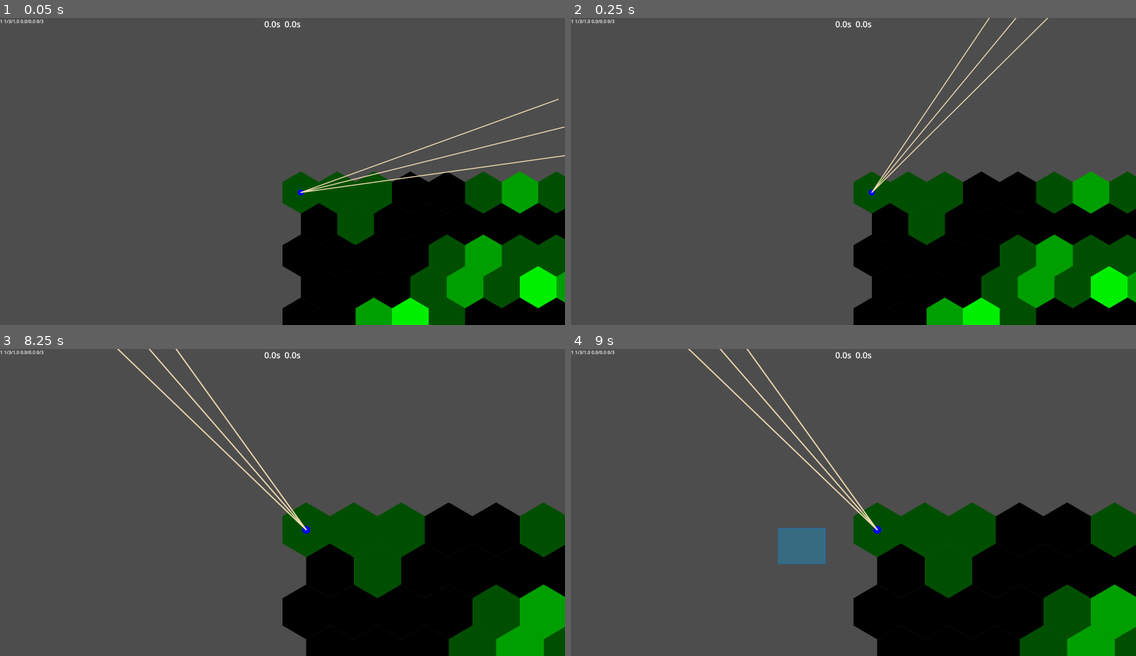
Above: before the commit, frames 1-4 (two rows, left to right).
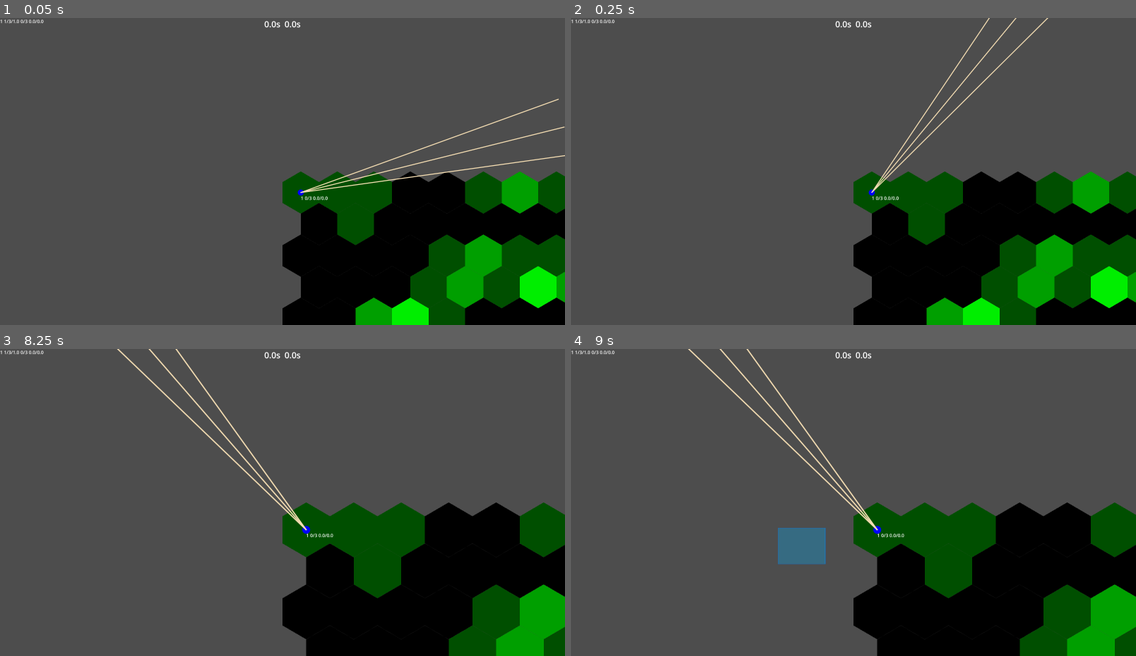
Above: after the commit, the same moments.

Repository: bendo-afk/rts2
Game: Godot game, scene res://scenes/battle.tscn
Two runs of this game, one before a commit and one after it. Both use one fixed random seed, a clock stepped at 60 frames per second and the inputs below.
Inputs (mouse positions are in pixels of both pictures, inside the frame that each line leads up to):
- Up to frame 1 (0.05 s): no input
- Up to frame 2 (0.25 s): no input
- Up to frame 3 (8.25 s): move the mouse to (406, 487) at 0.52 s; hold Middle mouse button (grab_camera) 0.53-1.25 s; click (406, 487) at 0.67 s; tap Enter at 1.25, 4.25, 7.25 s; drag from (169, 517) to (254, 563) at 1.27 s; move the mouse to (339, 434) at 2.02 s; hold Mouse wheel up (zoom_in) 2.03-2.75 s; click (339, 434) at 2.17 s; tap Space at 2.75, 5.75 s; drag from (254, 563) to (113, 456) at 2.77 s; move the mouse to (452, 548) at 3.52 s; hold Middle mouse button (grab_camera) 3.53-4.25 s; click (452, 548) at 3.67 s; drag from (113, 456) to (197, 425) at 4.27 s; move the mouse to (310, 502) at 5.02 s; hold Mouse wheel up (zoom_in) 5.03-5.75 s; click (310, 502) at 5.17 s; drag from (197, 425) to (169, 517) at 5.77 s; move the mouse to (406, 487) at 6.52 s; hold Middle mouse button (grab_camera) 6.53-7.25 s; click (406, 487) at 6.67 s; drag from (169, 517) to (254, 563) at 7.27 s; move the mouse to (339, 434) at 8.02 s; hold Mouse wheel up (zoom_in) from 8.03 s (still down); click (339, 434) at 8.17 s
- Up to frame 4 (9 s): release Mouse wheel up (zoom_in) at 8.75 s; tap Space at 8.75 s; drag from (825, 563) to (684, 456) at 8.77 s

The runs differ from the first frame. In frame 1, less than 0.1% of the frame differs, in the area x 4-58%, y 0-60%; in frame 2, less than 0.1%; in frame 3, less than 0.1%; in frame 4, less than 0.1%.

Commit message:
made folloing hp bar ui

Diff:
--- a/project.godot
+++ b/project.godot
@@ -29,6 +29,7 @@
 grab_camera={
 "deadzone": 0.2,
 "events": [Object(InputEventMouseButton,"resource_local_to_scene":false,"resource_name":"","device":-1,"window_id":0,"a …(258 unchanged characters)…
+, Object(InputEventKey,"resource_local_to_scene":false,"resource_name":"","device":-1,"window_id":0,"alt_pressed":false,"shift_pressed":false,"ctrl_pressed":false,"meta_pressed":false,"pressed":false,"keycode":0,"physical_keycode":71,"key_label":0,"unicode":103,"location":0,"echo":false,"script":null)
 ]
 }
 zoom_in={
--- a/scenes/battle.tscn
+++ b/scenes/battle.tscn
@@ -1,8 +1,7 @@
-[gd_scene load_steps=7 format=3 uid="uid://csun7mfp03fq5"]
+[gd_scene load_steps=6 format=3 uid="uid://csun7mfp03fq5"]
 
 [ext_resource type="Script" uid="uid://dwui6mrp30ufh" path="res://scripts/battle.gd" id="1_dn72j"]
 [ext_resource type="PackedScene" uid="uid://c785ctrncl2wo" path="res://scenes/world.tscn" id="2_th188"]
-[ext_resource type="Script" uid="uid://cmun2p06tmpee" path="res://scripts/camera_2d.gd" id="3_p1qf1"]
 [ext_resource type="Script" uid="uid://btecjvnhghcbu" path="res://scripts/input_controller.gd" id="5_4k1nj"]
 [ext_resource type="Script" uid="uid://bgn3ujrio6w0g" path="res://scripts/drag.gd" id="5_6vh42"]
 [ext_resource type="Script" uid="uid://odsx116bsqo" path="res://scripts/click.gd" id="5_f4pi3"]
@@ -22,8 +21,3 @@
 script = ExtResource("5_f4pi3")
 
 [node name="Keyboard" type="Node" parent="InputController"]
-
-[node name="UI" type="CanvasLayer" parent="."]
-
-[node name="Camera2D" type="Camera2D" parent="."]
-script = ExtResource("3_p1qf1")
--- a/scenes/in_hp.tscn
+++ b/scenes/in_hp.tscn
@@ -7,11 +7,11 @@
 offset_bottom = 40.0
 script = ExtResource("1_14lw5")
 
+[node name="Name" type="Label" parent="."]
+layout_mode = 2
+
 [node name="HP" type="Label" parent="."]
 layout_mode = 2
 
 [node name="Reload" type="Label" parent="."]
 layout_mode = 2
-
-[node name="Name" type="Label" parent="."]
-layout_mode = 2
--- a/scenes/side_hp.tscn
+++ b/scenes/side_hp.tscn
@@ -13,8 +13,8 @@
 [node name="Parameters" type="Label" parent="."]
 layout_mode = 2
 
+[node name="HP" type="Label" parent="."]
+layout_mode = 2
+
 [node name="Reload" type="Label" parent="."]
 layout_mode = 2
-
-[node name="HP" type="Label" parent="."]
-layout_mode = 2
--- a/scenes/world.tscn
+++ b/scenes/world.tscn
@@ -12,6 +12,7 @@
 [ext_resource type="Script" uid="uid://bg1c5beqdi8p4" path="res://scripts/score_system.gd" id="8_e3hyu"]
 [ext_resource type="Script" uid="uid://x2ralmns4auw" path="res://scripts/shoot_system.gd" id="10_e3hyu"]
 [ext_resource type="PackedScene" uid="uid://bc8njthyfcntt" path="res://scenes/world_ui.tscn" id="12_q5onr"]
+[ext_resource type="Script" uid="uid://cmun2p06tmpee" path="res://scripts/camera_2d.gd" id="13_jhx03"]
 
 [node name="World" type="Node2D"]
 script = ExtResource("1_nnsk1")
@@ -49,3 +50,6 @@
 script = ExtResource("8_4mrxx")
 
 [node name="WorldUI" parent="." instance=ExtResource("12_q5onr")]
+
+[node name="Camera2D" type="Camera2D" parent="."]
+script = ExtResource("13_jhx03")
--- a/scenes/world_ui.tscn
+++ b/scenes/world_ui.tscn
@@ -8,6 +8,7 @@
 [ext_resource type="PackedScene" uid="uid://cv43brgxnn7q6" path="res://scenes/side_container.tscn" id="5_ghh30"]
 [ext_resource type="PackedScene" uid="uid://cgn75wyj0yqda" path="res://scenes/in_hp.tscn" id="5_oyvde"]
 [ext_resource type="Script" uid="uid://duyirpx8cuf3h" path="res://scripts/top_container.gd" id="7_oyvde"]
+[ext_resource type="Script" uid="uid://bgmdw3aq1f3pn" path="res://scripts/in_ui.gd" id="8_ghh30"]
 
 [node name="WorldUI" type="Node"]
 script = ExtResource("1_g1sli")
@@ -36,6 +37,8 @@
 anchors_preset = 0
 offset_right = 40.0
 offset_bottom = 40.0
+script = ExtResource("8_ghh30")
+in_hp_scene = ExtResource("5_oyvde")
 
 [node name="PathUI" type="Node2D" parent="."]
 script = ExtResource("3_topi3")
--- a/scripts/in_hp.gd
+++ b/scripts/in_hp.gd
@@ -1,8 +1,14 @@
 extends HBoxContainer
+
+var unit: Unit
 
 @onready var  hp_label := $HP
 @onready var reload_label := $Reload
 @onready var name_label := $Name
+
+func follow(offset: Vector2) -> void:
+	var screen_pos :=  unit.get_global_transform_with_canvas().origin
+	position = screen_pos + offset
 
 func set_hp(hp: int, max_hp: int) -> void:
 	hp_label.text = str(hp) + "/" + str(max_hp)
--- /dev/null
+++ b/scripts/in_ui.gd
@@ -0,0 +1,43 @@
+extends Control
+
+var units: Array[Unit]
+var team: Team
+
+var unit_to_ui: Dictionary[Unit, HBoxContainer] = {}
+
+@export var in_hp_scene: PackedScene
+@export var stack_offset := Vector2(0, 0)
+
+func setup() -> void:
+	for u in units:
+		var in_hp := in_hp_scene.instantiate()
+		add_child(in_hp)
+
+		in_hp.unit = u
+		in_hp.set_unit_name("1")
+		in_hp.set_hp(u.hp_comp.hp, u.hp_comp.max_hp)
+
+		u.hp_comp.hp_changed.connect(in_hp.set_hp)
+		u.attack_comp.reload_changed.connect(in_hp.set_reload)
+
+		if u.team != team:
+			in_hp.visible = false
+		unit_to_ui[u] = in_hp
+
+func _process(_delta: float) -> void:
+	var groups: Dictionary[Vector2, Array]= {}
+
+	# 1. 位置が近いユニットをグループ化
+	for u: Unit in unit_to_ui.keys():
+		var key := u.global_position.round()
+		if not groups.has(key):
+			groups[key] = []
+		groups[key].append(u)
+
+	# 2. グループ内でUIをずらす
+	for key in groups:
+		var list := groups[key]
+		for i in list.size():
+			var u: Unit = list[i]
+			var ui := unit_to_ui[u]
+			ui.follow(stack_offset * i)
--- a/scripts/ui_canvas.gd
+++ b/scripts/ui_canvas.gd
@@ -8,12 +8,17 @@
 @export var side_container_scene: PackedScene
 
 @onready var top_container := $TopContainer
+@onready var in_ui := $InUI
 
 func setup() -> void:
 	top_container.teams = teams
 	top_container.setup()
 
 	setup_sides()
+
+	in_ui.units = units
+	in_ui.team = teams.ally
+	in_ui.setup()
 
 func setup_sides() -> void:
 	var ally_side := side_container_scene.instantiate()
Not shown: 1 places in scenes/world.tscn that only renumber resources
Not shown: 1 places in scenes/world_ui.tscn that only renumber resources
Not shown, added: scripts/in_ui.gd.uid
